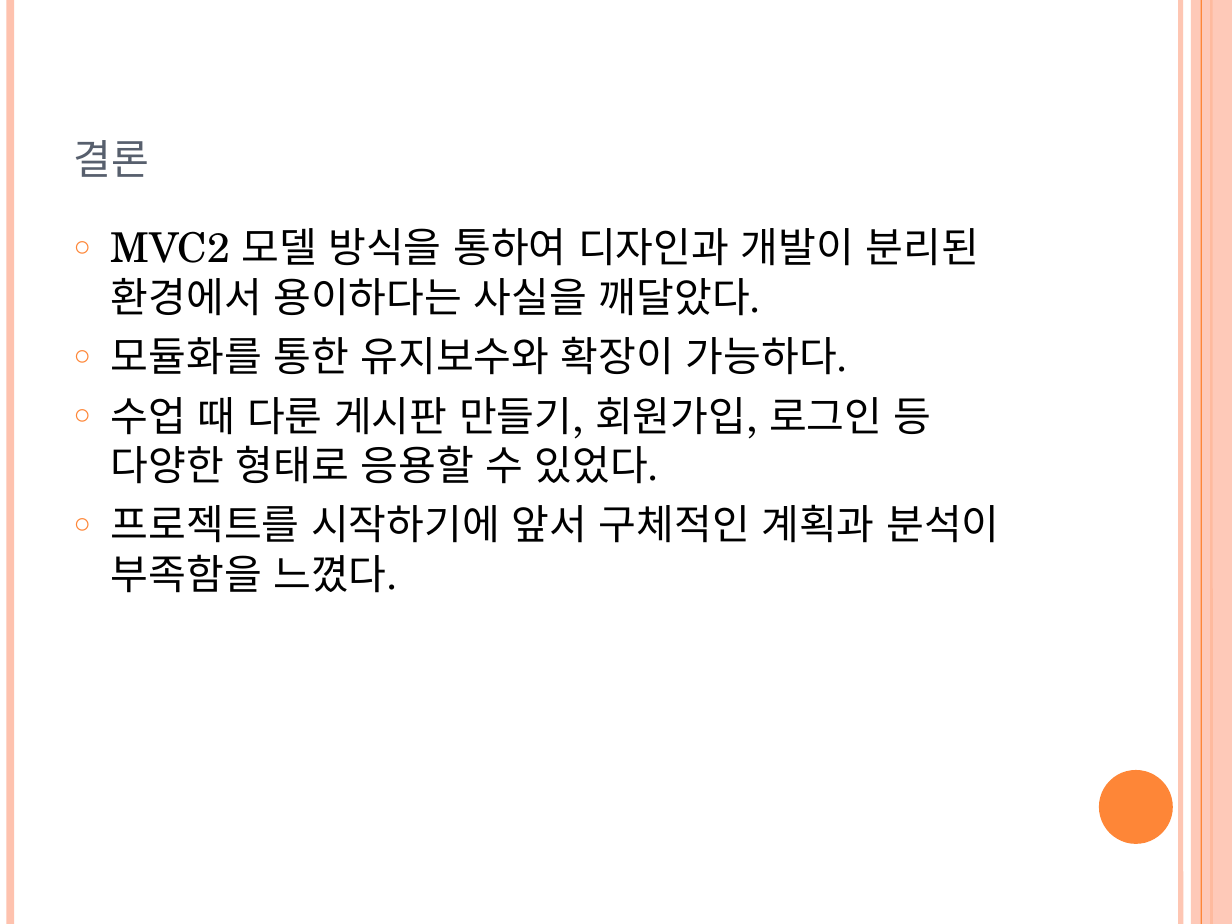
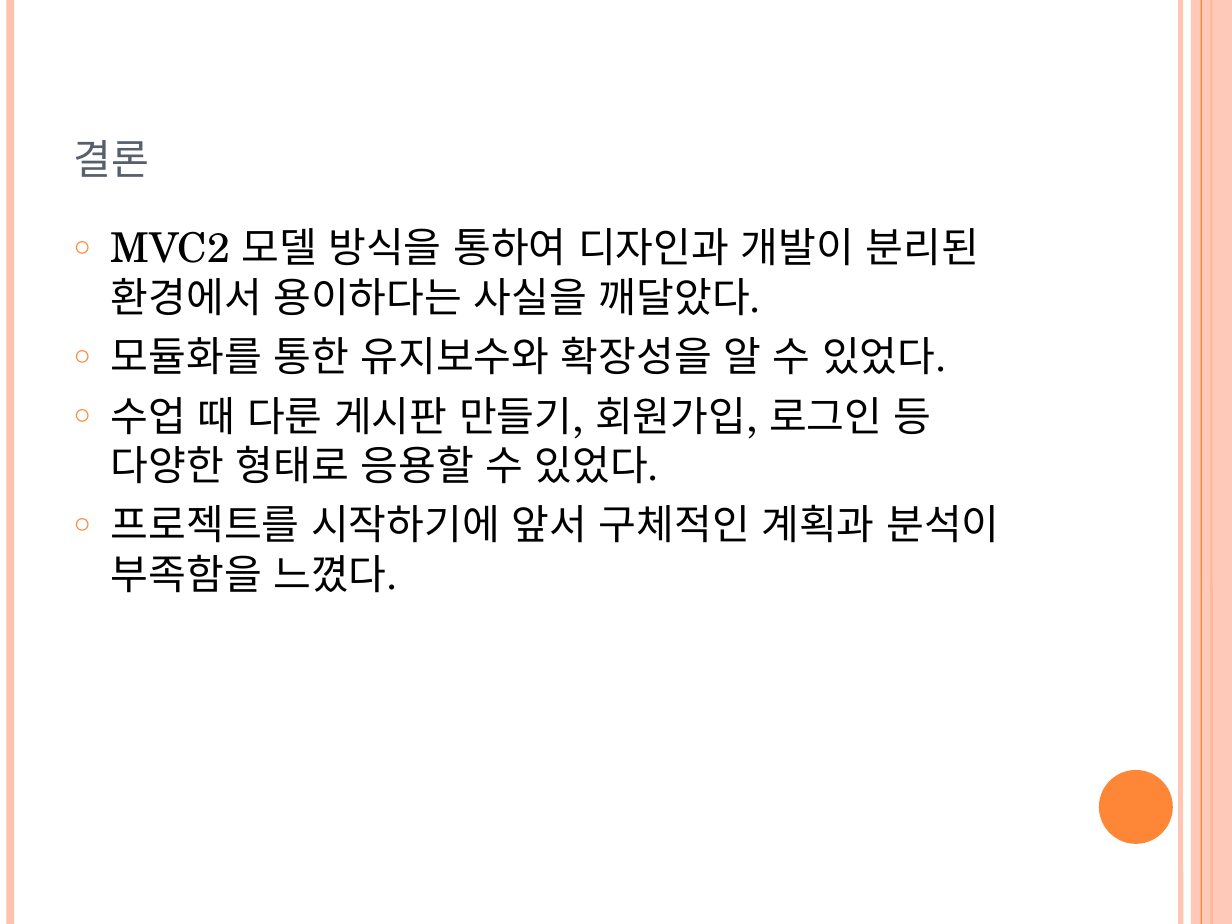
Before and after one commit to YJMovie/TeamProject, a slide deck: slide 41 of 영화소개 프로젝트.pptx. Drawn at 1232x924 pixels with LibreOffice and Linux fonts; fonts in the diff are those of the drawing. Boxes give left, top, right and bottom in pixels: in the first picture for what was removed or moved away, otherwise in the second. Text is boxed around its words. In the diff, an @@ line names an element or a change of style, - is before the commit and + after.

```diff
--- a/영화소개 프로젝트.pptx
+++ b/영화소개 프로젝트.pptx
@@ text at bbox=[111, 336, 947, 375]: text changed @@
-○ 모듈화를 통한 유지보수와 확장이 가능하다.
+○ 모듈화를 통한 유지보수와 확장성을 알 수 있었다.
```
Also in this commit, not shown: 2 other slides changed, 30 other files.
